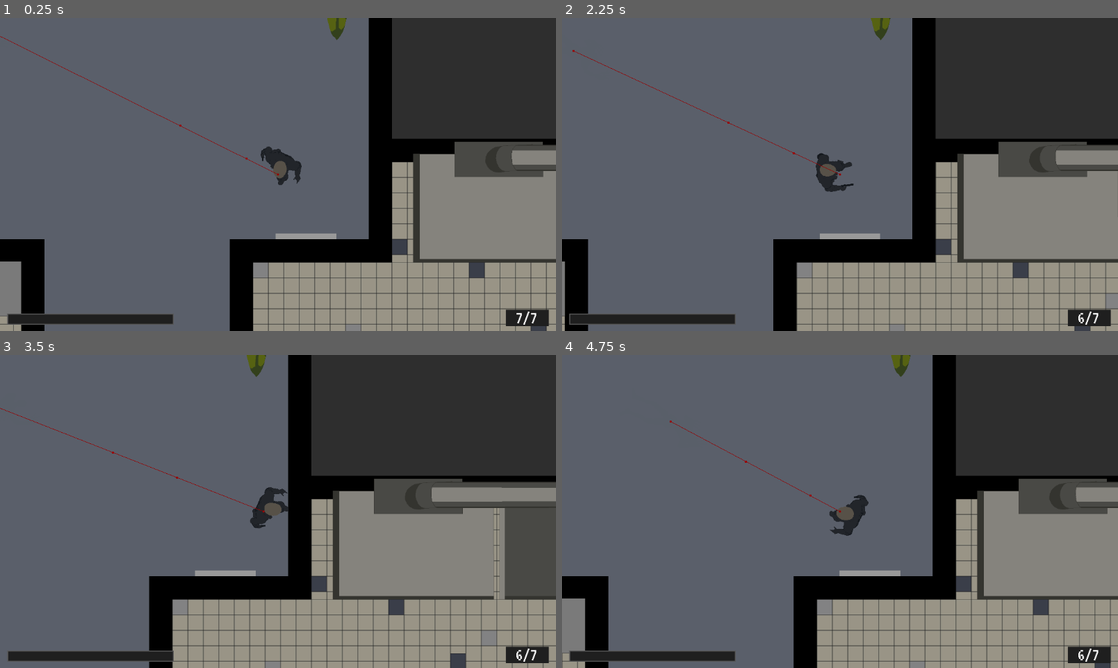
Above: before the commit, frames 1-4 (two rows, left to right).
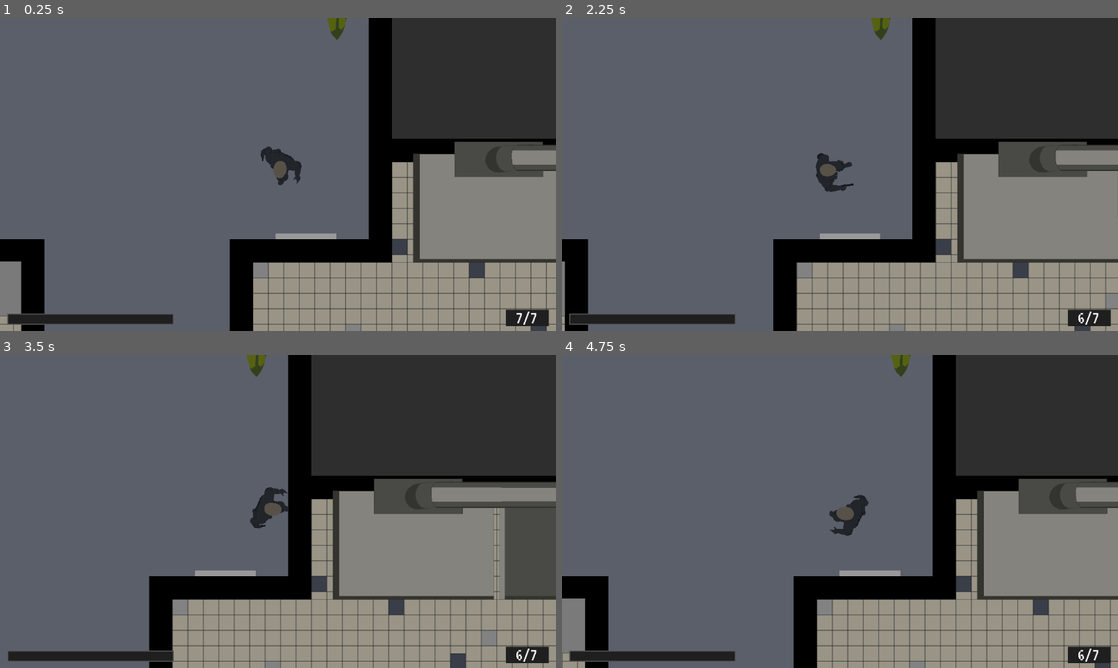
Above: after the commit, the same moments.

Repository: tvstaticghost/LuminousDecay
Game: Godot game, scene res://Scenes/world.tscn
Same seed, same stepped clock (60 frames per second), same inputs: the game is played once before the commit and once after it.
Inputs (mouse positions are in pixels of both pictures, inside the frame that each line leads up to):
- Up to frame 1 (0.25 s): no input
- Up to frame 2 (2.25 s): tap Enter at 0.5, 2 s; move the mouse to (962, 158) at 0.52 s; hold Right (right) 0.53-1.25 s; hold Right mouse button (aim) 0.53-1.25 s; click (962, 158) at 0.67 s; tap Space at 1.25 s; drag from (728, 190) to (867, 218) at 1.27 s; move the mouse to (895, 105) at 2.02 s; hold Right (right) from 2.03 s (still down); click (895, 105) at 2.1 s
- Up to frame 3 (3.5 s): release Right (right) at 2.75 s; drag from (250, 574) to (111, 464) at 2.77 s
- Up to frame 4 (4.75 s): tap Space at 3.5 s; move the mouse to (1006, 558) at 3.52 s; hold Left (left) 3.53-4.25 s; tap E (interact) at 3.6 s; drag from (673, 464) to (756, 433) at 4.27 s

The runs differ from the first frame. In frame 1, 0.1% of the frame differs, in the area x 0-51%, y 5-51%; in frame 2, 0.1%; in frame 3, 0.1%; in frame 4, less than 0.1%.

Commit message:
Added a main menu

Diff:
--- /dev/null
+++ b/Scenes/opening_scene.tscn
@@ -0,0 +1,84 @@
+[gd_scene load_steps=6 format=3 uid="uid://bifgebmi22lr"]
+
+[ext_resource type="Script" uid="uid://rt18hi5e8016" path="res://Scripts/opening_scene.gd" id="1_00wqr"]
+[ext_resource type="Texture2D" uid="uid://xo6kekh1eqwr" path="res://Sprites/Misc/lightbulb.png" id="1_3ktlq"]
+[ext_resource type="Theme" uid="uid://faqu8ykvf48y" path="res://Themes/opening_scene.tres" id="2_gfe25"]
+
+[sub_resource type="Gradient" id="Gradient_3ktlq"]
+offsets = PackedFloat32Array(0.38666666, 1)
+colors = PackedColorArray(1, 1, 1, 1, 0, 0, 0, 1)
+
+[sub_resource type="GradientTexture2D" id="GradientTexture2D_gfe25"]
+gradient = SubResource("Gradient_3ktlq")
+fill = 1
+fill_from = Vector2(0.49532712, 0.5046729)
+fill_to = Vector2(0.89719623, 0.21495327)
+
+[node name="OpeningScene" type="Control"]
+layout_mode = 3
+anchors_preset = 15
+anchor_right = 1.0
+anchor_bottom = 1.0
+grow_horizontal = 2
+grow_vertical = 2
+script = ExtResource("1_00wqr")
+
+[node name="ColorRect" type="ColorRect" parent="."]
+layout_mode = 1
+anchors_preset = 15
+anchor_right = 1.0
+anchor_bottom = 1.0
+grow_horizontal = 2
+grow_vertical = 2
+color = Color(0.08468992, 0.08468992, 0.08468992, 1)
+
+[node name="TextureRect" type="TextureRect" parent="."]
+layout_mode = 1
+anchors_preset = 6
+anchor_left = 1.0
+anchor_top = 0.5
+anchor_right = 1.0
+anchor_bottom = 0.5
+offset_left = -588.0
+offset_top = 37.0
+offset_right = -257.0
+offset_bottom = 629.0
+grow_horizontal = 0
+grow_vertical = 2
+rotation = -1.5707964
+texture = ExtResource("1_3ktlq")
+
+[node name="PointLight2D" type="PointLight2D" parent="TextureRect"]
+position = Vector2(171.99998, 182.00002)
+scale = Vector2(6.1183314, 6.552686)
+energy = 3.49
+texture = SubResource("GradientTexture2D_gfe25")
+
+[node name="QuitButton" type="Button" parent="."]
+layout_mode = 1
+anchors_preset = 2
+anchor_top = 1.0
+anchor_bottom = 1.0
+offset_left = 60.0
+offset_top = -114.0
+offset_right = 298.555
+offset_bottom = -54.0
+grow_vertical = 0
+theme = ExtResource("2_gfe25")
+text = "Quit Game"
+
+[node name="StartButton" type="Button" parent="."]
+layout_mode = 1
+anchors_preset = 2
+anchor_top = 1.0
+anchor_bottom = 1.0
+offset_left = 60.0
+offset_top = -197.755
+offset_right = 298.555
+offset_bottom = -137.75443
+grow_vertical = 0
+theme = ExtResource("2_gfe25")
+text = "Start Game"
+
+[connection signal="pressed" from="QuitButton" to="." method="_on_quit_button_pressed"]
+[connection signal="pressed" from="StartButton" to="." method="_on_start_button_pressed"]
--- a/Scenes/world.tscn
+++ b/Scenes/world.tscn
@@ -1,9 +1,8 @@
-[gd_scene load_steps=8 format=3 uid="uid://ci2cieaa5igml"]
+[gd_scene load_steps=7 format=3 uid="uid://ci2cieaa5igml"]
 
 [ext_resource type="PackedScene" uid="uid://bforgoj2lge6h" path="res://Scenes/test_floor.tscn" id="1_go701"]
 [ext_resource type="Script" uid="uid://dpjnqetft3fq3" path="res://Scripts/world.gd" id="1_o06y3"]
 [ext_resource type="PackedScene" uid="uid://mih0qf6u62d2" path="res://Scenes/player.tscn" id="2_5a7ea"]
-[ext_resource type="PackedScene" uid="uid://b0a8gj5ua547s" path="res://Scenes/enemy.tscn" id="3_5a7ea"]
 [ext_resource type="PackedScene" uid="uid://iwkao0c1r5wu" path="res://Scenes/reload_scene.tscn" id="4_8j60k"]
 [ext_resource type="PackedScene" uid="uid://deq006c01sp0e" path="res://Scenes/map.tscn" id="5_fo5ed"]
 [ext_resource type="PackedScene" uid="uid://duti5tu0upko4" path="res://Scenes/darkness_bar.tscn" id="6_5ukr8"]
@@ -15,9 +14,6 @@
 
 [node name="Player" parent="." instance=ExtResource("2_5a7ea")]
 position = Vector2(804, 474)
-
-[node name="Enemy" parent="." instance=ExtResource("3_5a7ea")]
-position = Vector2(150, 149)
 
 [node name="CanvasLayer" type="CanvasLayer" parent="."]
 
--- a/Scripts/Globals/GameManager.gd
+++ b/Scripts/Globals/GameManager.gd
@@ -16,6 +16,7 @@
 func _ready() -> void:
 	SignalManager.player_attacked.connect(increase_darkness)
 	SignalManager.player_safe.connect(stop_dealing_darkness)
+	SignalManager.world_scene_loaded.connect(start_grad_timer)
 
 	darkness_timer = Timer.new()
 	darkness_timer.wait_time = darkness_timer_duration
@@ -25,10 +26,13 @@
 
 	gradual_timer = Timer.new()
 	gradual_timer.wait_time = 5
-	gradual_timer.autostart = true
 	gradual_timer.one_shot = false
 	add_child(gradual_timer)
 	gradual_timer.timeout.connect(_on_gradual_timer_timeout)
+
+func start_grad_timer():
+	print('Start this mother fucking timer')
+	gradual_timer.start()
 
 func increase_darkness():
 	print('enemy deals damage - game manager called to increase darkness')
@@ -65,6 +69,7 @@
 	darkness_timer.start()
 
 func _on_gradual_timer_timeout():
+	gradual_timer.start()
 	print("gradual timeout!")
 	SignalManager.update_bar.emit(gradual_amount)
 	take_damage(gradual_amount)
--- a/Scripts/Globals/SignalManager.gd
+++ b/Scripts/Globals/SignalManager.gd
@@ -8,3 +8,4 @@
 signal update_bar(amount: float)
 signal darken_screen(amount: float)
 signal bullet_added
+signal world_scene_loaded
--- /dev/null
+++ b/Scripts/opening_scene.gd
@@ -0,0 +1,22 @@
+extends Control
+
+@onready var point_light_2d: PointLight2D = $TextureRect/PointLight2D
+const WORLD = "res://Scenes/world.tscn"
+
+var brightness: float
+var flicker_speed: float = 10.0  # higher = faster flicker
+
+func _ready() -> void:
+	brightness = point_light_2d.energy
+
+func _process(delta: float) -> void:
+	var target = randf_range(2.5, 5.0)  # subtle flicker range
+	brightness = lerp(brightness, target, flicker_speed * delta)
+	point_light_2d.energy = brightness
+
+
+func _on_start_button_pressed() -> void:
+	get_tree().change_scene_to_file(WORLD)
+
+func _on_quit_button_pressed() -> void:
+	get_tree().quit()
--- a/Scripts/world.gd
+++ b/Scripts/world.gd
@@ -3,7 +3,7 @@
 @onready var color_rect: ColorRect = $CanvasLayer/ColorRect
 
 @onready var enemy_spawn_points: Node = $EnemySpawnPoints
-
+var spawn_points = []
 
 var starting_level: float = 0.4
 var current_darkness_level: float
@@ -15,10 +15,11 @@
 	SignalManager.darken_screen.connect(darken)
 
 	generate_enemy_spawn_location_list()
+	SignalManager.world_scene_loaded.emit()
 
 func generate_enemy_spawn_location_list():
 	for point in enemy_spawn_points.get_children():
-		print(point)
+		spawn_points.append(point.global_position)
 
 func darken(amount: float):
 	# Increase darkness
--- /dev/null
+++ b/Themes/opening_scene.tres
@@ -0,0 +1,27 @@
+[gd_resource type="Theme" load_steps=4 format=3 uid="uid://faqu8ykvf48y"]
+
+[ext_resource type="FontFile" uid="uid://c2co8l7esnbmo" path="res://Fonts/VT323-Regular.ttf" id="1_xlefe"]
+
+[sub_resource type="StyleBoxFlat" id="StyleBoxFlat_gfe25"]
+bg_color = Color(0.101960786, 0.23921569, 0.39215687, 1)
+corner_radius_top_left = 2
+corner_radius_top_right = 2
+corner_radius_bottom_right = 2
+corner_radius_bottom_left = 2
+
+[sub_resource type="StyleBoxFlat" id="StyleBoxFlat_3ktlq"]
+bg_color = Color(0.11372549, 0.32941177, 0.42352942, 1)
+corner_radius_top_left = 2
+corner_radius_top_right = 2
+corner_radius_bottom_right = 2
+corner_radius_bottom_left = 2
+
+[resource]
+Button/font_sizes/font_size = 50
+Button/fonts/font = ExtResource("1_xlefe")
+Button/styles/hover = SubResource("StyleBoxFlat_gfe25")
+Button/styles/hover_mirrored = SubResource("StyleBoxFlat_gfe25")
+Button/styles/hover_pressed = SubResource("StyleBoxFlat_gfe25")
+Button/styles/hover_pressed_mirrored = SubResource("StyleBoxFlat_gfe25")
+Button/styles/normal = SubResource("StyleBoxFlat_3ktlq")
+Button/styles/pressed = SubResource("StyleBoxFlat_3ktlq")
Not shown, added: Scripts/opening_scene.gd.uid
Binary file added: Sprites/Misc/lightbulb.png
Not shown, added: Sprites/Misc/lightbulb.png.import
